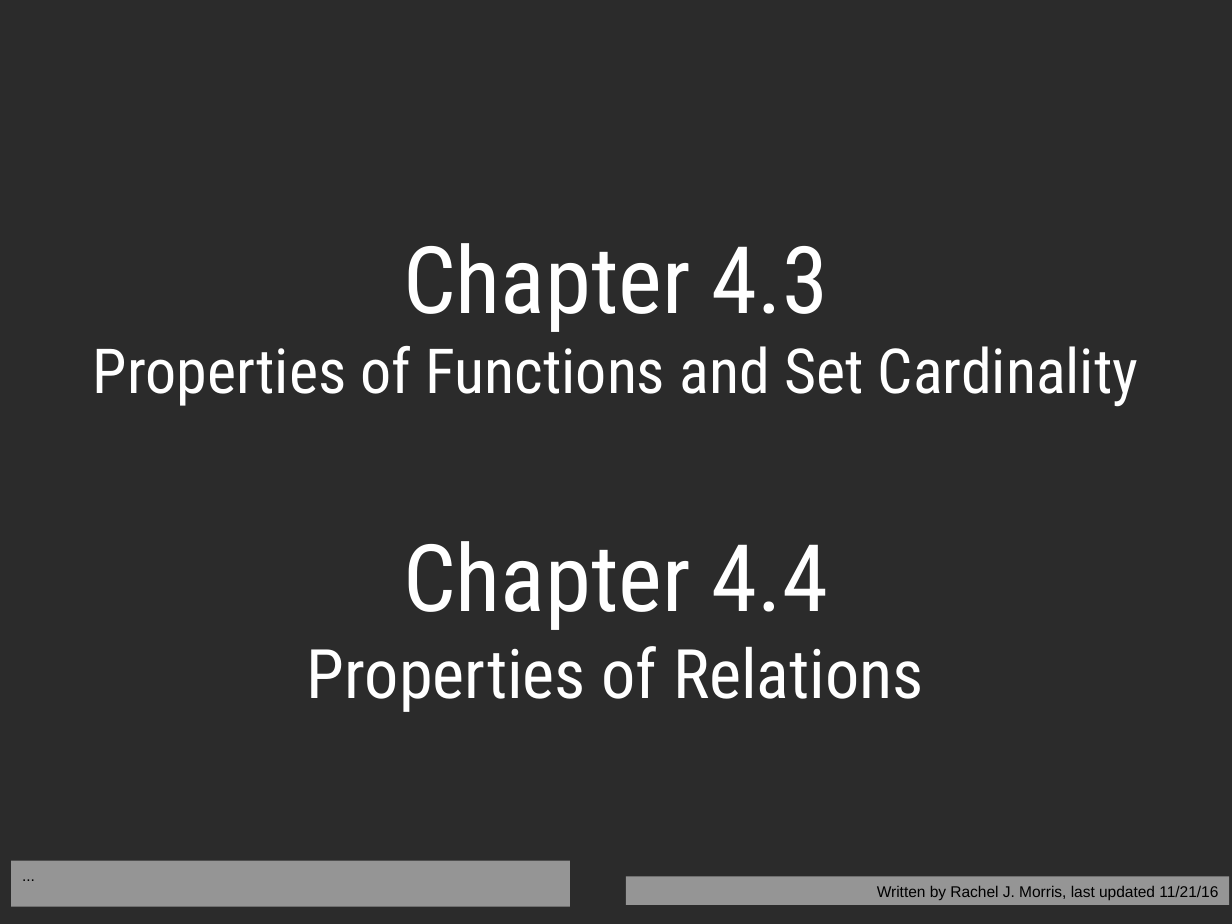
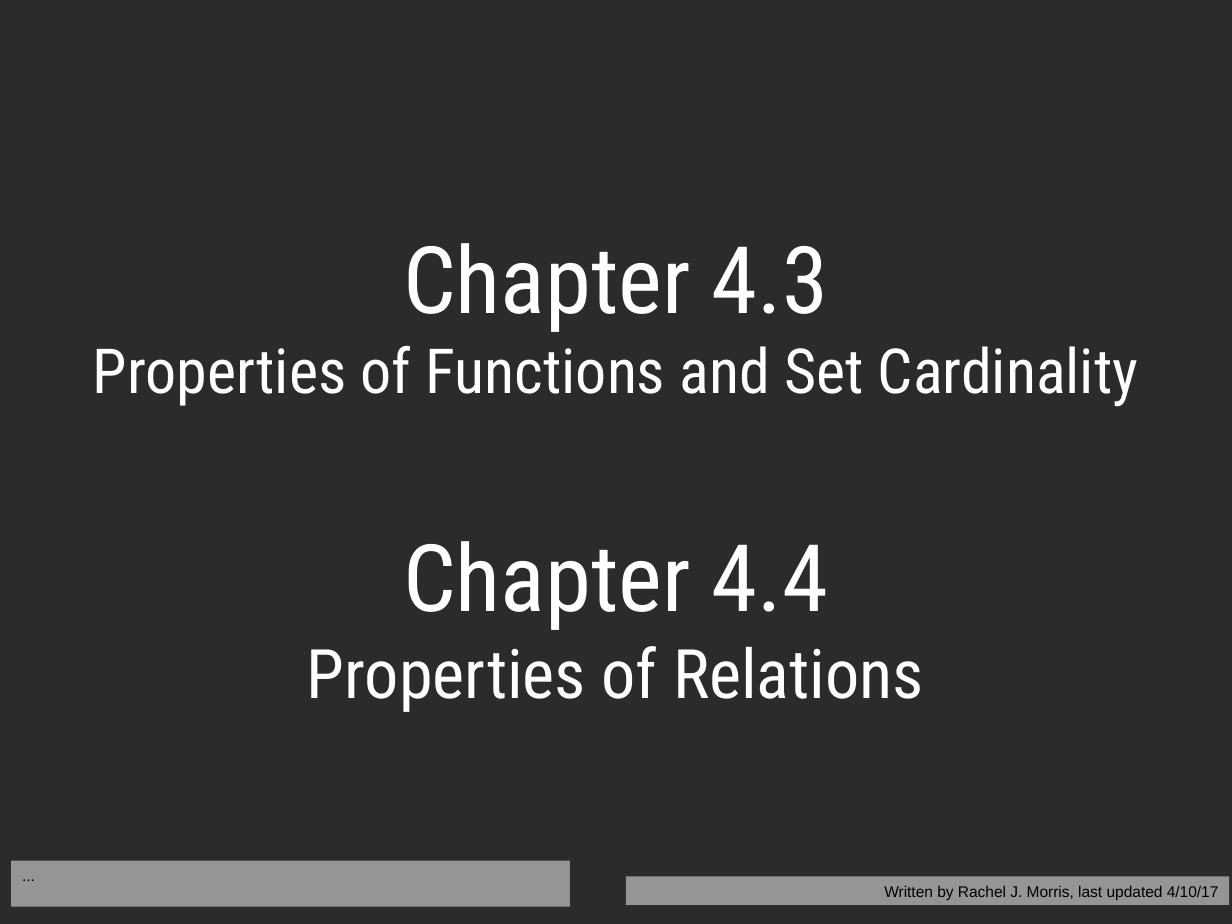
Before and after one commit to nguyenchithien/CS210-Discrete-Structures, a slide deck: slide 1 of Lectures/Lecture Slides 4.3 4.4.odp. Drawn at 1232x924 pixels with LibreOffice and Linux fonts; fonts in the diff are those of the drawing; background and template pictures are left out; a plain dark background stands for a picture behind light text. Boxes give left, top, right and bottom in pixels: in the first picture for what was removed or moved away, otherwise in the second. Text is boxed around its words. In the diff, an @@ line names an element or a change of style, - is before the commit and + after.

```diff
--- a/Lectures/Lecture Slides 4.3 4.4.odp
+++ b/Lectures/Lecture Slides 4.3 4.4.odp
@@ text in rectangle at [884, 886, 1219, 900]: text changed @@
-Written by Rachel J. Morris, last updated 11/21/16
+Written by Rachel J. Morris, last updated 4/10/17
```
Also in this commit, not shown: 3 slides added, 1 other file.
